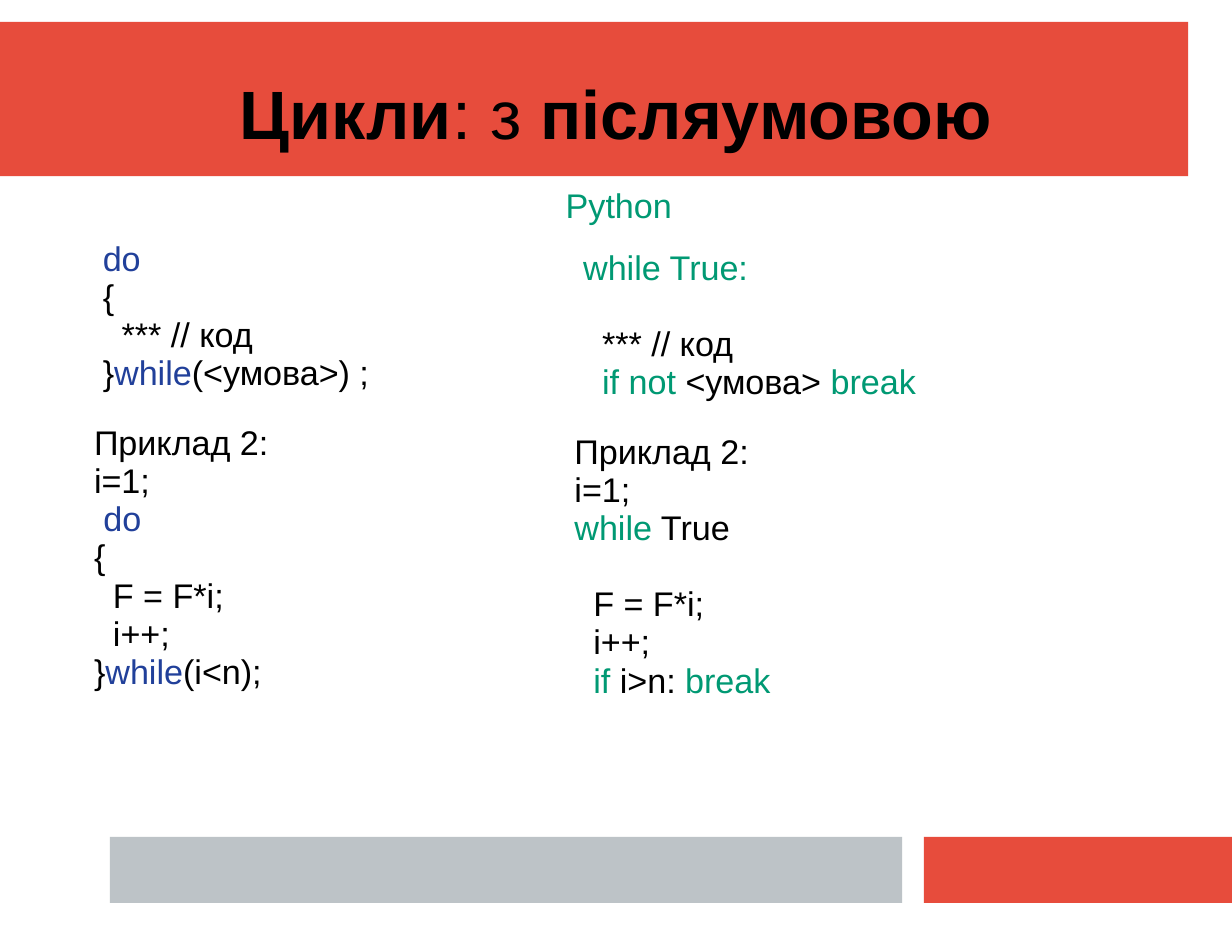
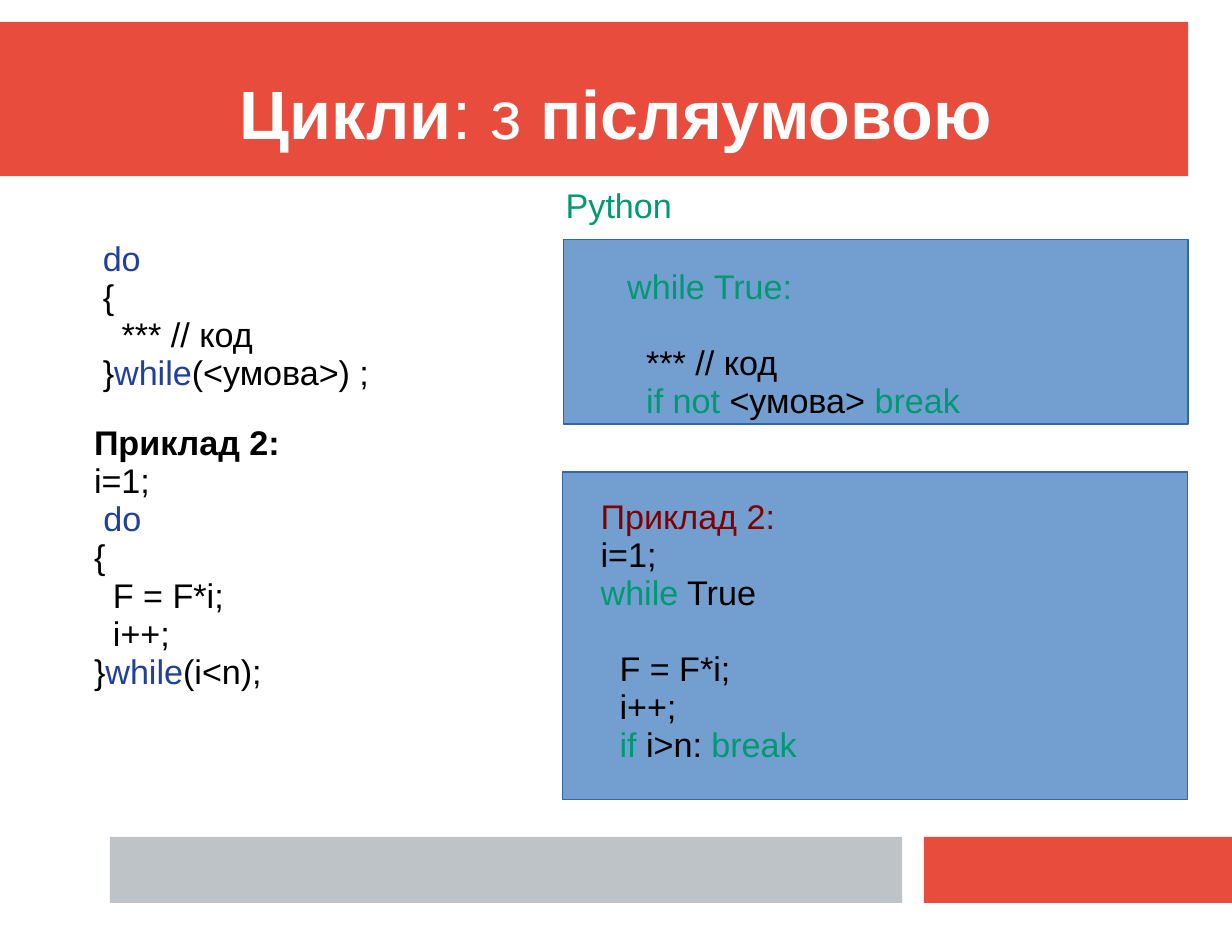
Before and after one commit to mecchmatProjects/CppCourse, a slide deck: slide 30 of Lect02/CppTutorUkr1.ppt (slide 27 before the commit). Drawn at 1232x925 pixels with LibreOffice and Linux fonts; fonts in the diff are those of the drawing. Boxes give left, top, right and bottom in pixels: in the first picture for what was removed or moved away, otherwise in the second. Text is boxed around its words. In the diff, an @@ line names an element or a change of style, - is before the commit and + after.

```diff
--- a/Lect02/CppTutorUkr1.ppt
+++ b/Lect02/CppTutorUkr1.ppt
@@ text "Цикли: з післяумовою" at [240, 89, 992, 151]: text colour #000000 to #FFFFFF @@
@@ rectangle added at [563, 239, 1188, 424], fill #729FCF, outline #3465A4 0.74 pt @@
@@ text "while True:": place and size @@
-text "while True:" at [583, 255, 916, 401]
+text "while True:" at [627, 274, 960, 420]
@@ text at [94, 431, 279, 462]: bold on in "Приклад 2:" @@
@@ rectangle added at [562, 472, 1187, 799], fill #729FCF, outline #3465A4 0.74 pt @@
@@ text "Приклад 2:": place and size @@
-text "Приклад 2:" at [574, 440, 770, 694]
+text "Приклад 2:" at [601, 505, 796, 757]
@@ text at [601, 505, 775, 535]: text colour #000000 to #800000 in "Приклад 2:" @@
```
Also in this commit, not shown: 17 other slides changed, 4 slides added, 1 slide removed.
